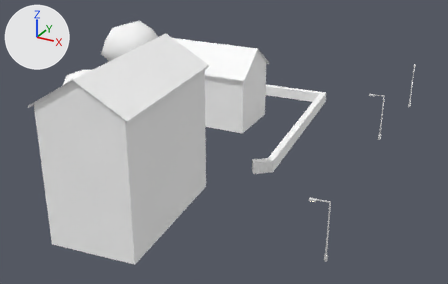
One commit to the glTF model cities/arlov-borggatan/pack/tiles/c-15_9.glb: the scene before it, then after it.
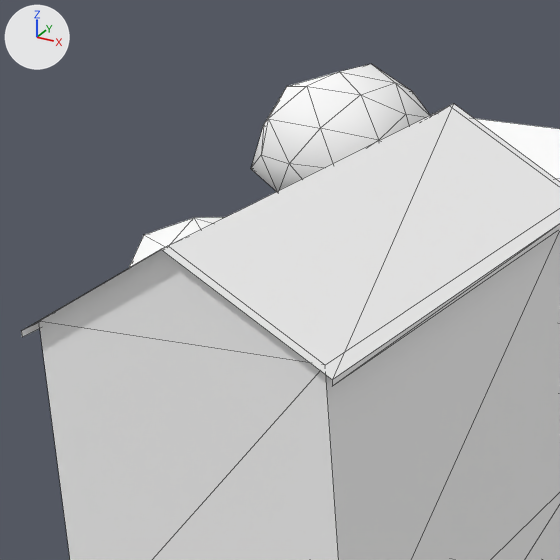
There are two pictures of each version: one whole from a 50 mm camera at (-844.9, 508.9, 30.5) aimed at (-877.1, 567.4, 1.2), one close up on the part from 5% to 45% of the width and 0% to 63% of the height. The axes (+X, +Y, +Z) are drawn at upper left. The lights are the same throughout. The older version's two pictures come first. The close-ups show mesh edges as thin lines. Where no turn or scale is listed for an object, it has been applied to the vertices.

Objects in the first close-up: 'SM_Building_w208846727', 'SM_Building_w208846781', 'SM_Trees_-15_9'.
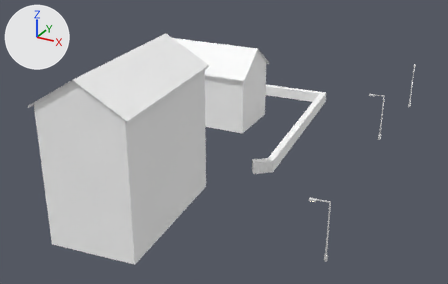
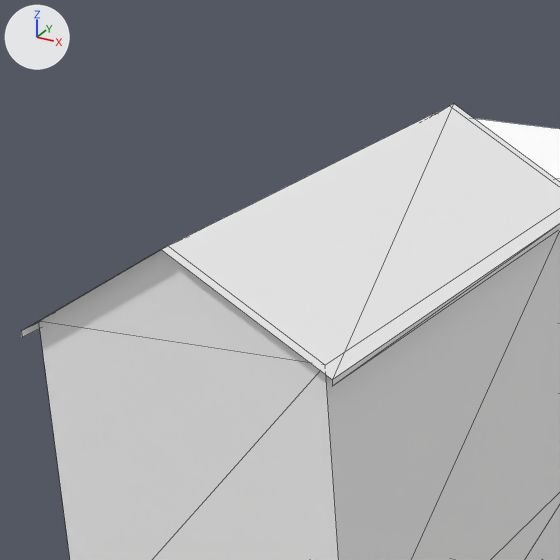
Where the change shows, as pixel boxes [x1, y1, x2, y2] in the close-ups (560 x 560 px):
'SM_Trees_-15_9', deleted: before [129, 64, 430, 268]

The change, as a diff of the scene's bpy script:
```diff
--- a/cities/arlov-borggatan/pack/tiles/c-15_9.glb.py
+++ b/cities/arlov-borggatan/pack/tiles/c-15_9.glb.py
@@ ob_sm_trees__15_9 @@
-ob_sm_trees__15_9 = bpy.data.objects.new('SM_Trees_-15_9', me_sm_trees__15_9)
-ob_sm_trees__15_9.location = (-895.39, 569.73, 5.51)
```
